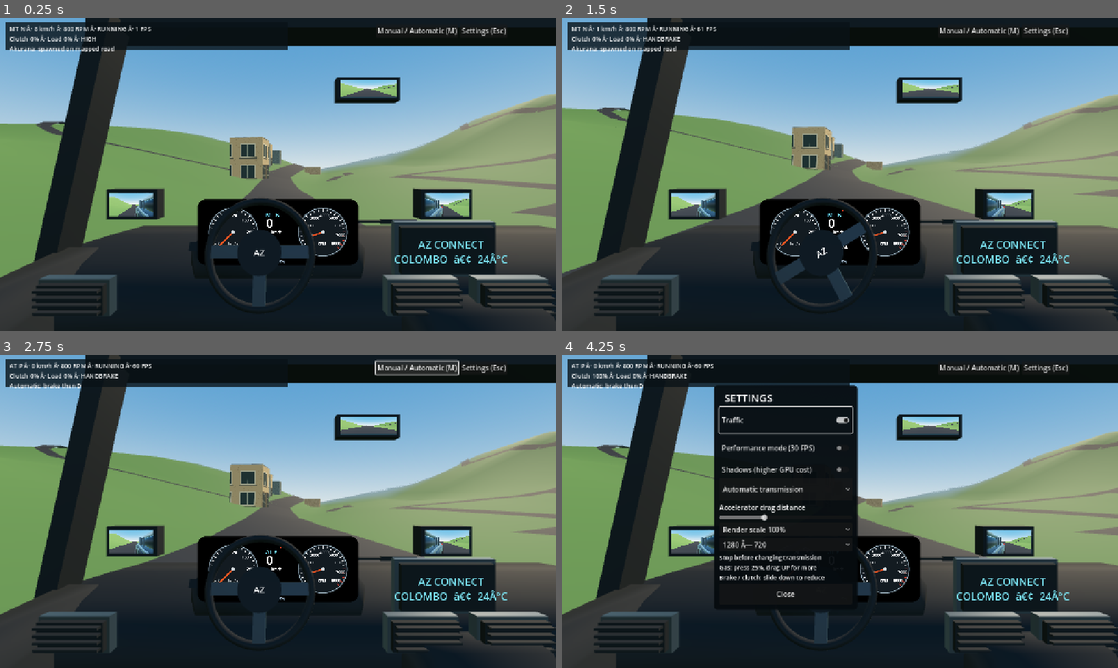
Above: before the commit, frames 1-4 (two rows, left to right).
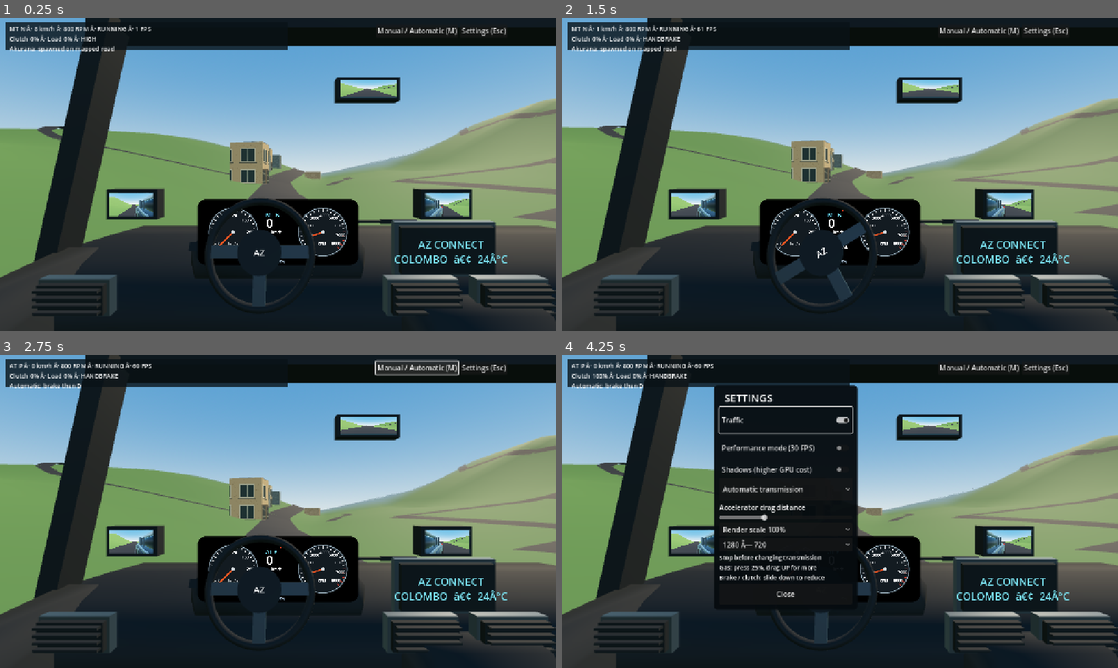
Above: after the commit, the same moments.

Repository: Mhd-Azeem/WebToApp
Game: Godot game, scene res://scenes/akurana.tscn
The game is run twice, just before and just after one commit, with the same random seed, the same clock (stepped at 60 frames per second) and the same inputs.
Inputs (mouse positions are in pixels of both pictures, inside the frame that each line leads up to):
- Up to frame 1 (0.25 s): no input
- Up to frame 2 (1.5 s): tap Enter at 0.5 s; move the mouse to (962, 158) at 0.52 s; hold D 0.53-1.25 s; hold Shift 0.53-1.25 s; click (962, 158) at 0.67 s; tap Space at 0.77 s; drag from (728, 190) to (812, 237) at 1.27 s
- Up to frame 3 (2.75 s): click "Manual / Automatic (M)" at 2 s
- Up to frame 4 (4.25 s): click "Settings (Esc)" at 2.75 s; click "Traffic" at 3.5 s

The runs differ from the first frame. In frame 1, 4.3% of the frame differs, in the area x 0-100%, y 24-67%; in frame 2, 7.4%, in the area x 0-100%, y 24-83%; in frame 3, 7.2%; in frame 4, 4.7%.

Commit message:
Keep Akurana camera higher and forward-facing to clear steep terrain

Diff:
--- a/az-car-3d/scripts/akurana_main.gd
+++ b/az-car-3d/scripts/akurana_main.gd
@@ -21,15 +21,16 @@
 	# slopes can intersect the virtual viewpoint and obscure roads entirely.
 	var location := camera.global_position
 	var ground: float = float(akurana_world.height_at(location.x,location.z))
-	var floor_y: float = ground + (2.15 if camera_mode == 1 else 2.8)
+	var floor_y: float = ground + (3.4 if camera_mode == 1 else 3.8)
 	if camera_mode == 2:
-		floor_y = ground + 1.9
+		floor_y = ground + 2.6
 	if location.y < floor_y:
 		location.y = floor_y
 		camera.global_position = location
-		# Keep the horizon directed along the vehicle without looking underground.
-		var forward := car.global_basis.z
-		camera.look_at(location + Vector3(forward.x*25.0,1.0,forward.z*25.0),Vector3.UP)
+	# Always aim approximately horizontally in Akurana: the standard Colombo
+	# camera targets would pitch through steep slopes even above ground.
+	var forward := car.global_basis.z
+	camera.look_at(location + Vector3(forward.x*25.0,0.5,forward.z*25.0),Vector3.UP)
 	camera.near = 0.08
 
 func _physics_process(_delta: float) -> void:
